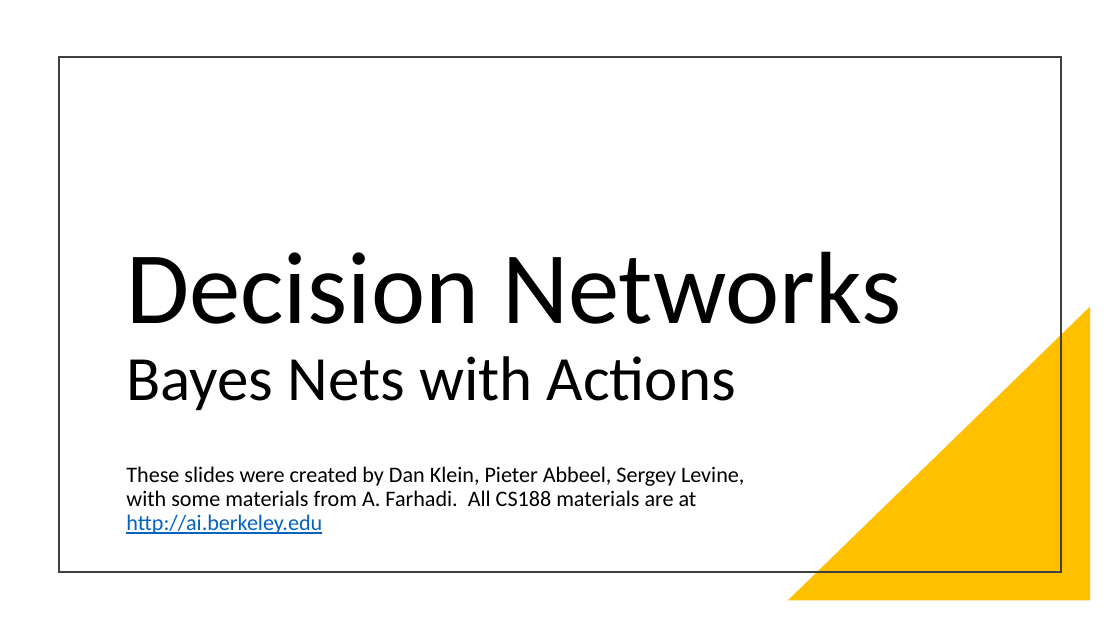
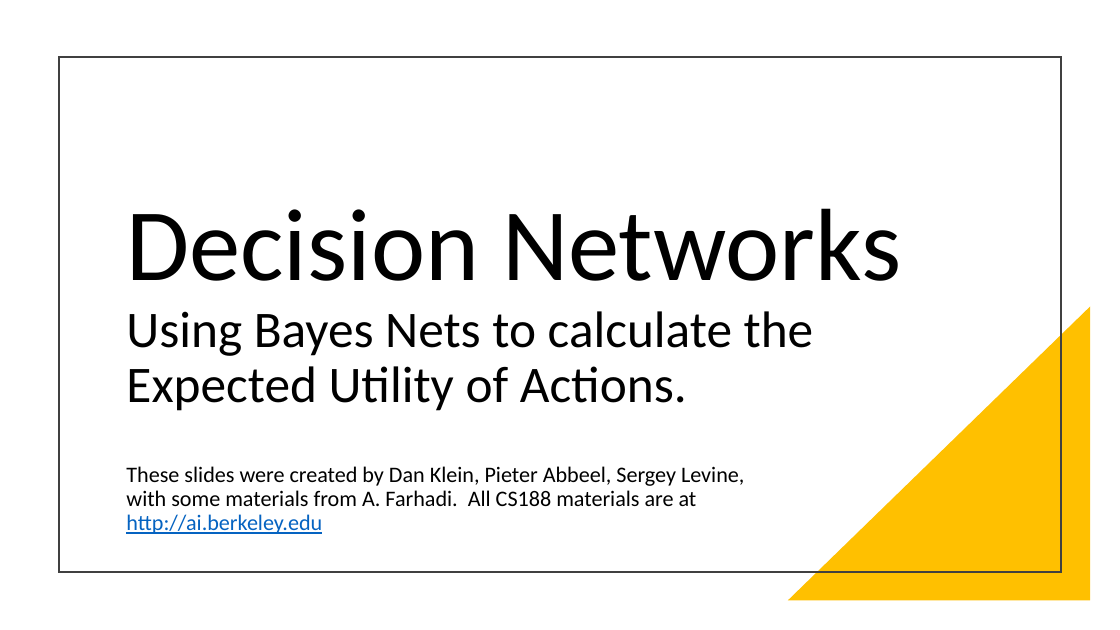
Before and after one commit to mhahsler/CS7320-AI, a slide deck: slide 8 of slides/16_decision_making.pptx. Drawn at 1120x630 pixels with LibreOffice and Linux fonts; fonts in the diff are those of the drawing. Boxes give left, top, right and bottom in pixels: in the first picture for what was removed or moved away, otherwise in the second. Text is boxed around its words. In the diff, an @@ line names an element or a change of style, - is before the commit and + after.

```diff
--- a/slides/16_decision_making.pptx
+++ b/slides/16_decision_making.pptx
@@ title at bbox=[126, 208, 901, 411]: text changed; size 54 to 44 pt @@
-Decision Networks
-Bayes Nets with Actions
+Decision Networks
+Using Bayes Nets to calculate the Expected Utility of Actions.
```
Also in this commit, not shown: 9 other slides changed, 1 other file.
